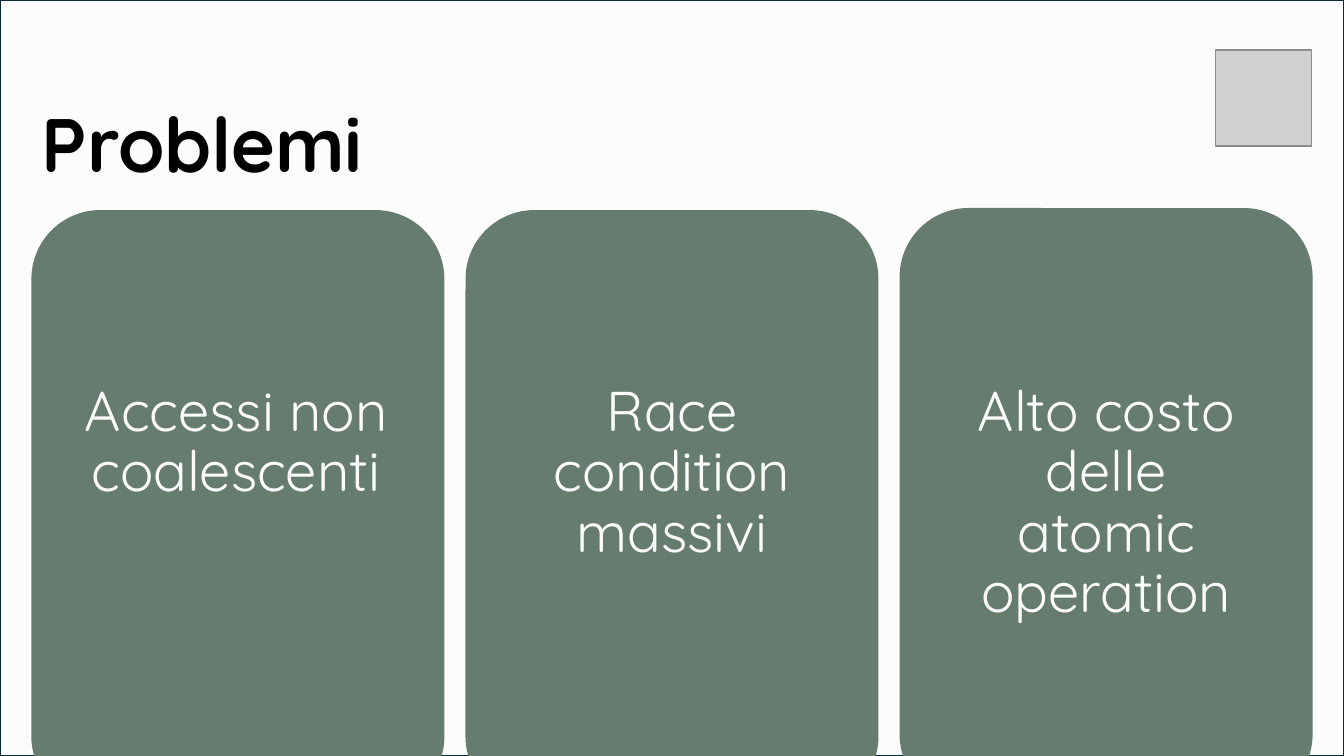
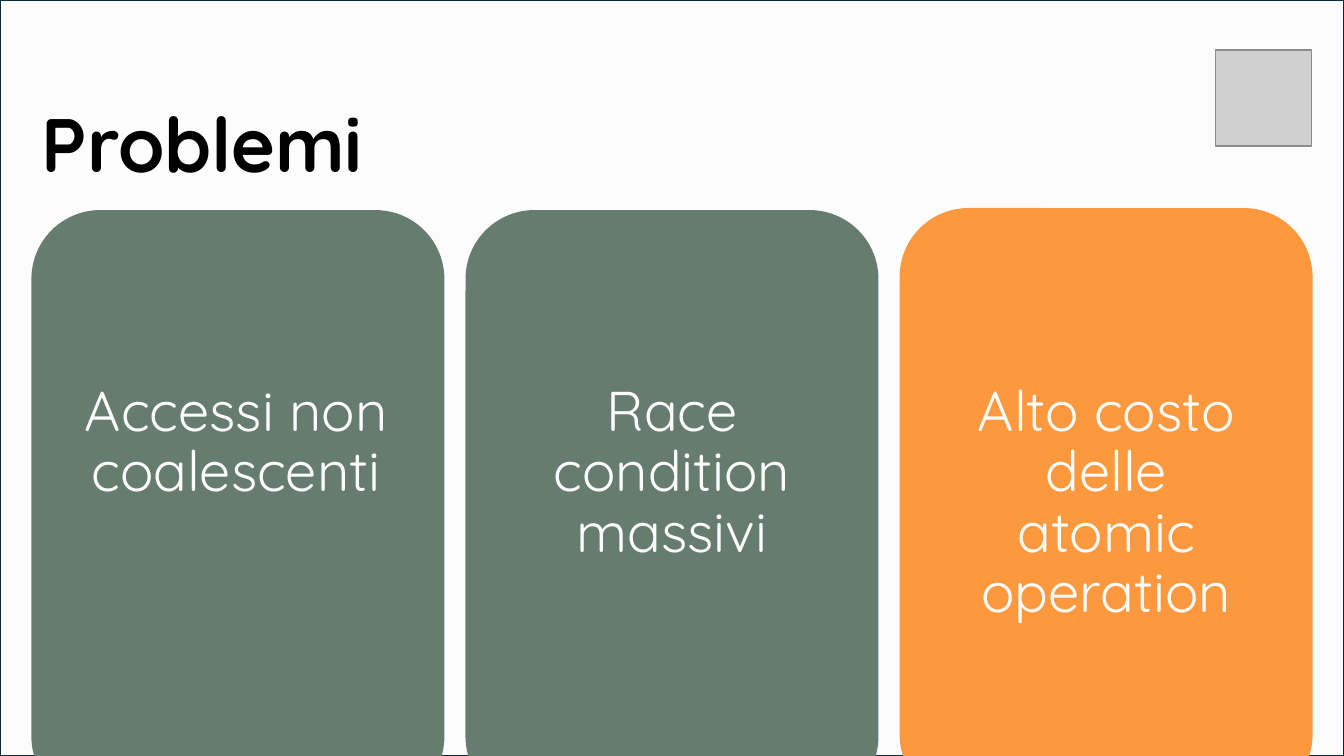
Before and after one commit to Smo17817/MNI_Esercizi, a slide deck: slide 25 of Documentazione/[MNI]_PresentazioneSeminario.pptx (slide 13 before the commit). Drawn at 1344x756 pixels with LibreOffice and Linux fonts; fonts in the diff are those of the drawing; grey boxes stand for pictures. Boxes give left, top, right and bottom in pixels: in the first picture for what was removed or moved away, otherwise in the second. Text is boxed around its words. In the diff, an @@ line names an element or a change of style, - is before the commit and + after.

```diff
--- a/Documentazione/[MNI]_PresentazioneSeminario.pptx
+++ b/Documentazione/[MNI]_PresentazioneSeminario.pptx
@@ rounded rectangle at <box>899,208,1313,756</box>: fill #667C6F to #FC993E @@
```
Also in this commit, not shown: 4 other slides changed, 18 slides added.
